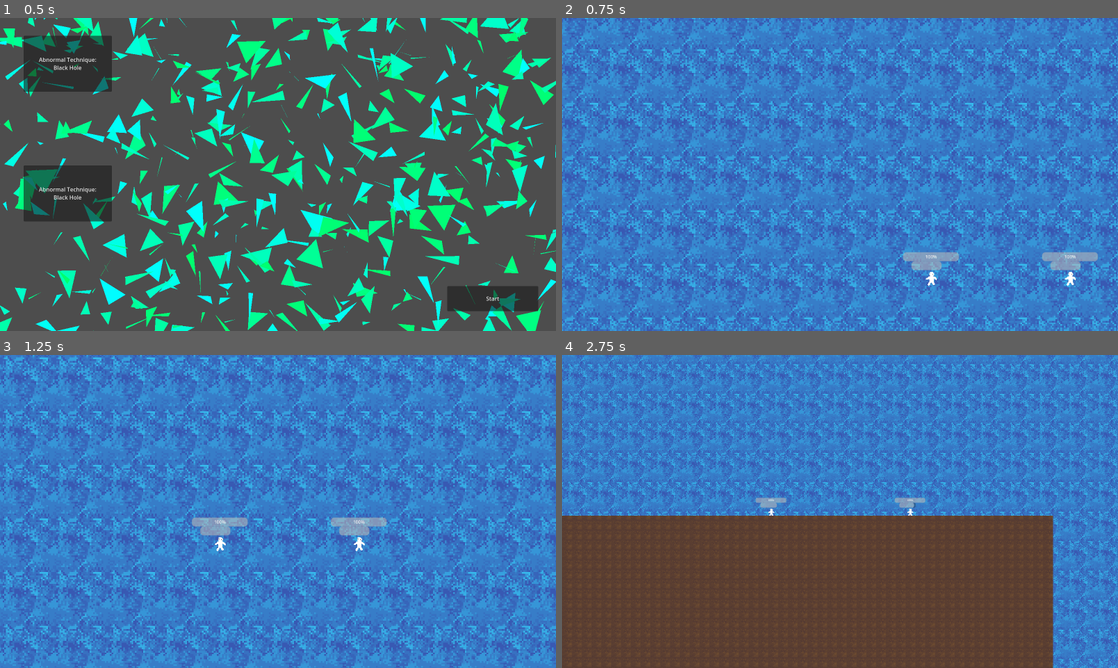
Above: before the commit, frames 1-4 (two rows, left to right).
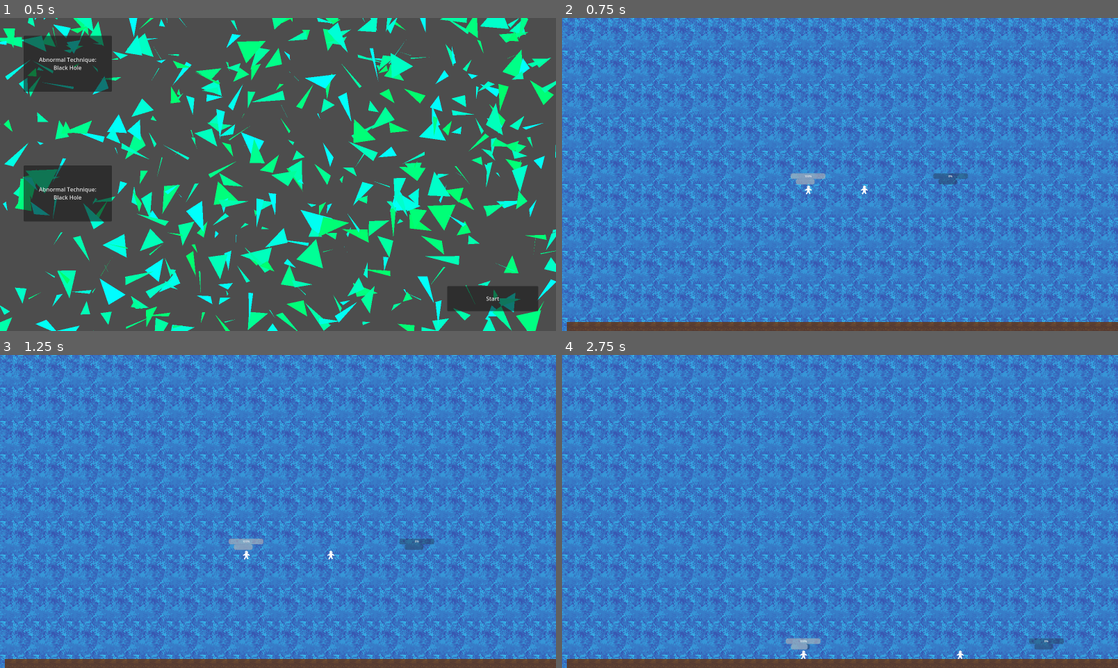
Above: after the commit, the same moments.

Repository: ivo-a2033/Sorcery
Game: Godot game, scene res://menu.tscn
Same seed, same stepped clock (60 frames per second), same inputs: the game is played once before the commit and once after it.
Inputs (mouse positions are in pixels of both pictures, inside the frame that each line leads up to):
- Up to frame 1 (0.5 s): no input
- Up to frame 2 (0.75 s): click "Start" at 0.5 s
- Up to frame 3 (1.25 s): no input
- Up to frame 4 (2.75 s): move the mouse to (962, 495) at 1.27 s; press the mouse at (962, 495) at 1.28 s; hold Right (right) 1.28-2.03 s; tap A (a) at 1.35 s; move the mouse to (728, 527) at 2.02 s; release the mouse at (728, 527) at 2.03 s; hold Down (down) from 2.03 s (still down); click (728, 527) at 2.1 s; tap D (d) at 2.3 s

Frame 1 is identical in both runs. In frame 2, 35% of the frame differs, in the area x 0-100%, y 0-100%; in frame 3, 36%; in frame 4, 59%.

Commit message:
Reapply "dumbsht"
This reverts commit 8faac637d8b65ea52ca2bf1173f939ae6a537278.

Diff:
--- a/Camera2D.gd
+++ b/Camera2D.gd
@@ -7,9 +7,9 @@
 
 
 # Called every frame. 'delta' is the elapsed time since the previous frame.
-func _process(delta):
-	position += ((Globals.p1.position + Globals.p2.position)*.5 - position) * delta * 5
+func _physics_process(delta):
+	#position += ((Globals.p1.position + Globals.p2.position)*.5 - position) * delta * 2
 	var zoom_ = 2/((Globals.p1.position - Globals.p2.position).length()/200)
 	zoom_ = clamp(zoom_, .5, 2)
 
-	zoom = Vector2(1,1) * zoom_
+	#zoom = Vector2(1,1) * zoom_
--- /dev/null
+++ b/P1Sprite.gd
@@ -0,0 +1,12 @@
+extends Sprite2D
+
+
+var boss
+
+func _ready():
+	pass # Replace with function body.
+
+
+# Called every frame. 'delta' is the elapsed time since the previous frame.
+func _physics_process(delta):
+	position += (boss.position - position) * delta * 5
--- a/Player.gd
+++ b/Player.gd
@@ -9,6 +9,7 @@
 var ammo = 3
 
 var technique = null
+var image
 
 var mov_dict = {
 	"up": "w",
@@ -21,9 +22,13 @@
 	if Globals.p1 == null:
 		Globals.p1 = self
 		technique = Globals.technique1
+		get_parent().get_node("P1Sprite").boss = self
+		image = get_parent().get_node("P1Sprite")
 	else:
 		Globals.p2 = self
 		technique = Globals.technique2
+		get_parent().get_node("P2Sprite").boss = self
+		image = get_parent().get_node("P1Sprite")
 		mov_dict = {
 			"up": "up",
 			"left": "left",
@@ -33,9 +38,9 @@
 
 
 # Called every frame. 'delta' is the elapsed time since the previous frame.
-func _process(delta):
-	$UI/HP.value = hp
-	$UI/Ammo.value = ammo/3*100
+func _physics_process(delta):
+	image.get_node("UI/HP").value = hp
+	image.get_node("UI/Ammo").value = ammo/3.0*100
 
 	if Input.is_action_just_pressed(mov_dict["up"]):
 		apply_central_force(Vector2(0,-1) * jump_force)
--- /dev/null
+++ b/black_hole.gd
@@ -0,0 +1,26 @@
+extends Area2D
+
+
+var hit_list = []
+var myForce = -100000
+
+func _ready():
+	connect("body_entered", add_to_hit_list)
+	$AnimationPlayer.play("idle")
+
+
+func _physics_process(delta):
+	for body in hit_list:
+		body.hp -= 60 * delta
+
+	var vec = (Globals.p1.position - position)
+	var force = myForce/vec.length()
+	#Globals.p1.apply_central_force(vec.normalized() * force)
+
+	vec = (Globals.p2.position - position)
+	force = myForce/vec.length()
+	#Globals.p2.apply_central_force(vec.normalized() * force)
+
+func add_to_hit_list(body):
+	if body.get("hp") != null:
+		hit_list.append(body)
--- /dev/null
+++ b/black_hole.tscn
@@ -0,0 +1,61 @@
+[gd_scene load_steps=7 format=3 uid="uid://bw2l0vp468u4v"]
+
+[ext_resource type="Texture2D" uid="uid://ddnop1iuih6u" path="res://blackhole.png" id="1_7klju"]
+[ext_resource type="Script" path="res://black_hole.gd" id="1_50c6v"]
+
+[sub_resource type="CircleShape2D" id="CircleShape2D_5qp3i"]
+radius = 50.0
+
+[sub_resource type="Animation" id="Animation_dc582"]
+length = 0.001
+tracks/0/type = "value"
+tracks/0/imported = false
+tracks/0/enabled = true
+tracks/0/path = NodePath(".:frame")
+tracks/0/interp = 1
+tracks/0/loop_wrap = true
+tracks/0/keys = {
+"times": PackedFloat32Array(0),
+"transitions": PackedFloat32Array(1),
+"update": 1,
+"values": [0]
+}
+
+[sub_resource type="Animation" id="Animation_mirgi"]
+resource_name = "idle"
+length = 1.1
+tracks/0/type = "value"
+tracks/0/imported = false
+tracks/0/enabled = true
+tracks/0/path = NodePath(".:frame")
+tracks/0/interp = 1
+tracks/0/loop_wrap = true
+tracks/0/keys = {
+"times": PackedFloat32Array(0, 0.1, 0.2, 0.3, 0.4, 0.5, 0.6, 0.7, 0.8, 0.9, 1),
+"transitions": PackedFloat32Array(1, 1, 1, 1, 1, 1, 1, 1, 1, 1, 1),
+"update": 1,
+"values": [0, 1, 2, 3, 4, 5, 6, 7, 8, 9, 10]
+}
+
+[sub_resource type="AnimationLibrary" id="AnimationLibrary_jlode"]
+_data = {
+"RESET": SubResource("Animation_dc582"),
+"idle": SubResource("Animation_mirgi")
+}
+
+[node name="BlackHole" type="Area2D"]
+script = ExtResource("1_50c6v")
+
+[node name="CollisionShape2D" type="CollisionShape2D" parent="."]
+shape = SubResource("CircleShape2D_5qp3i")
+
+[node name="Sprite2D" type="Sprite2D" parent="."]
+scale = Vector2(2, 2)
+texture = ExtResource("1_7klju")
+hframes = 11
+
+[node name="AnimationPlayer" type="AnimationPlayer" parent="."]
+root_node = NodePath("../Sprite2D")
+libraries = {
+"": SubResource("AnimationLibrary_jlode")
+}
--- a/project.godot
+++ b/project.godot
@@ -12,7 +12,8 @@
 
 config/name="Sorcery"
 run/main_scene="res://menu.tscn"
-config/features=PackedStringArray("4.1", "GL Compatibility")
+config/features=PackedStringArray("4.0", "GL Compatibility")
+run/max_fps=60
 config/icon="res://icon.svg"
 
 [autoload]
@@ -68,9 +69,13 @@
 }
 click={
 "deadzone": 0.5,
-"events": [Object(InputEventMouseButton,"resource_local_to_s …(211 unchanged characters)… 273, 62),"factor":1.0,"button_index":1,"canceled":false,"pressed":true,"double_click":false,"script":null)
+"events": [Object(InputEventMouseButton,"resource_local_to_s …(211 unchanged characters)… 273, 62),"factor":1.0,"button_index":1,"pressed":true,"double_click":false,"script":null)
 ]
 }
+
+[physics]
+
+2d/physics_engine="GodotPhysics2D"
 
 [rendering]
 
--- a/slash.tscn
+++ b/slash.tscn
@@ -4,6 +4,21 @@
 [ext_resource type="Texture2D" uid="uid://cxijq8meuec44" path="res://slash.png" id="2_0luvs"]
 
 [sub_resource type="CircleShape2D" id="CircleShape2D_uqh3s"]
+
+[sub_resource type="Animation" id="Animation_hs6k8"]
+length = 0.001
+tracks/0/type = "value"
+tracks/0/imported = false
+tracks/0/enabled = true
+tracks/0/path = NodePath("Sprite2D:frame")
+tracks/0/interp = 1
+tracks/0/loop_wrap = true
+tracks/0/keys = {
+"times": PackedFloat32Array(0),
+"transitions": PackedFloat32Array(1),
+"update": 1,
+"values": [0]
+}
 
 [sub_resource type="Animation" id="Animation_2dxcq"]
 resource_name = "slash"
@@ -20,21 +35,6 @@
 "transitions": PackedFloat32Array(1, 1, 1, 1, 1),
 "update": 1,
 "values": [0, 1, 2, 3, 4]
-}
-
-[sub_resource type="Animation" id="Animation_hs6k8"]
-length = 0.001
-tracks/0/type = "value"
-tracks/0/imported = false
-tracks/0/enabled = true
-tracks/0/path = NodePath("Sprite2D:frame")
-tracks/0/interp = 1
-tracks/0/loop_wrap = true
-tracks/0/keys = {
-"times": PackedFloat32Array(0),
-"transitions": PackedFloat32Array(1),
-"update": 1,
-"values": [0]
 }
 
 [sub_resource type="AnimationLibrary" id="AnimationLibrary_k73hr"]
--- a/world.tscn
+++ b/world.tscn
@@ -1,7 +1,8 @@
-[gd_scene load_steps=10 format=3 uid="uid://cagpge57ghy61"]
+[gd_scene load_steps=11 format=3 uid="uid://cagpge57ghy61"]
 
 [ext_resource type="Script" path="res://Player.gd" id="1_16lhq"]
 [ext_resource type="Texture2D" uid="uid://bvvptm44vajtn" path="res://guy.png" id="1_gkg26"]
+[ext_resource type="Script" path="res://P1Sprite.gd" id="2_2plb2"]
 [ext_resource type="Texture2D" uid="uid://bkmt0ry5fihm4" path="res://dirt.png" id="2_hnyhf"]
 [ext_resource type="Script" path="res://Camera2D.gd" id="4_ljgna"]
 [ext_resource type="Texture2D" uid="uid://0kr43xq7ms3e" path="res://sky.png" id="5_rrgyw"]
@@ -19,6 +20,66 @@
 
 [node name="World" type="Node2D"]
 
+[node name="P1Sprite" type="Sprite2D" parent="."]
+position = Vector2(695, 496)
+texture = ExtResource("1_gkg26")
+script = ExtResource("2_2plb2")
+
+[node name="UI" type="Control" parent="P1Sprite"]
+layout_mode = 3
+anchors_preset = 0
+offset_left = -695.0
+offset_top = -496.0
+offset_right = -655.0
+offset_bottom = -456.0
+
+[node name="HP" type="ProgressBar" parent="P1Sprite/UI"]
+layout_mode = 0
+offset_left = 644.0
+offset_top = 450.0
+offset_right = 744.0
+offset_bottom = 466.0
+theme_override_font_sizes/font_size = 8
+
+[node name="Ammo" type="ProgressBar" parent="P1Sprite/UI"]
+layout_mode = 0
+offset_left = 659.0
+offset_top = 466.0
+offset_right = 713.0
+offset_bottom = 482.0
+theme_override_font_sizes/font_size = 8
+show_percentage = false
+
+[node name="P2Sprite" type="Sprite2D" parent="."]
+position = Vector2(695, 496)
+texture = ExtResource("1_gkg26")
+script = ExtResource("2_2plb2")
+
+[node name="UI" type="Control" parent="P2Sprite"]
+layout_mode = 3
+anchors_preset = 0
+offset_left = -446.0
+offset_top = -496.0
+offset_right = -406.0
+offset_bottom = -456.0
+
+[node name="HP" type="ProgressBar" parent="P2Sprite/UI"]
+layout_mode = 0
+offset_left = 644.0
+offset_top = 450.0
+offset_right = 744.0
+offset_bottom = 466.0
+theme_override_font_sizes/font_size = 8
+
+[node name="Ammo" type="ProgressBar" parent="P2Sprite/UI"]
+layout_mode = 0
+offset_left = 659.0
+offset_top = 466.0
+offset_right = 713.0
+offset_bottom = 482.0
+theme_override_font_sizes/font_size = 8
+show_percentage = false
+
 [node name="Player" type="RigidBody2D" parent="."]
 position = Vector2(695, 496)
 physics_material_override = SubResource("PhysicsMaterial_8j0bx")
@@ -30,32 +91,8 @@
 shape = SubResource("RectangleShape2D_twwtv")
 
 [node name="Sprite2D" type="Sprite2D" parent="Player"]
+visible = false
 texture = ExtResource("1_gkg26")
-
-[node name="UI" type="Control" parent="Player"]
-layout_mode = 3
-anchors_preset = 0
-offset_left = -695.0
-offset_top = -496.0
-offset_right = -655.0
-offset_bottom = -456.0
-
-[node name="HP" type="ProgressBar" parent="Player/UI"]
-layout_mode = 0
-offset_left = 644.0
-offset_top = 450.0
-offset_right = 744.0
-offset_bottom = 466.0
-theme_override_font_sizes/font_size = 8
-
-[node name="Ammo" type="ProgressBar" parent="Player/UI"]
-layout_mode = 0
-offset_left = 659.0
-offset_top = 466.0
-offset_right = 713.0
-offset_bottom = 482.0
-theme_override_font_sizes/font_size = 8
-show_percentage = false
 
 [node name="Player2" type="RigidBody2D" parent="."]
 position = Vector2(944, 496)
@@ -68,32 +105,8 @@
 shape = SubResource("RectangleShape2D_twwtv")
 
 [node name="Sprite2D" type="Sprite2D" parent="Player2"]
+visible = false
 texture = ExtResource("1_gkg26")
-
-[node name="UI" type="Control" parent="Player2"]
-layout_mode = 3
-anchors_preset = 0
-offset_left = -695.0
-offset_top = -496.0
-offset_right = -655.0
-offset_bottom = -456.0
-
-[node name="HP" type="ProgressBar" parent="Player2/UI"]
-layout_mode = 0
-offset_left = 644.0
-offset_top = 450.0
-offset_right = 744.0
-offset_bottom = 466.0
-theme_override_font_sizes/font_size = 8
-
-[node name="Ammo" type="ProgressBar" parent="Player2/UI"]
-layout_mode = 0
-offset_left = 659.0
-offset_top = 466.0
-offset_right = 713.0
-offset_bottom = 482.0
-theme_override_font_sizes/font_size = 8
-show_percentage = false
 
 [node name="StaticBody2D" type="StaticBody2D" parent="."]
 position = Vector2(0, -10)
@@ -110,6 +123,7 @@
 shape = SubResource("RectangleShape2D_7l0gy")
 
 [node name="Camera2D" type="Camera2D" parent="."]
+position = Vector2(786, 458)
 script = ExtResource("4_ljgna")
 
 [node name="Sky" type="TextureRect" parent="."]
